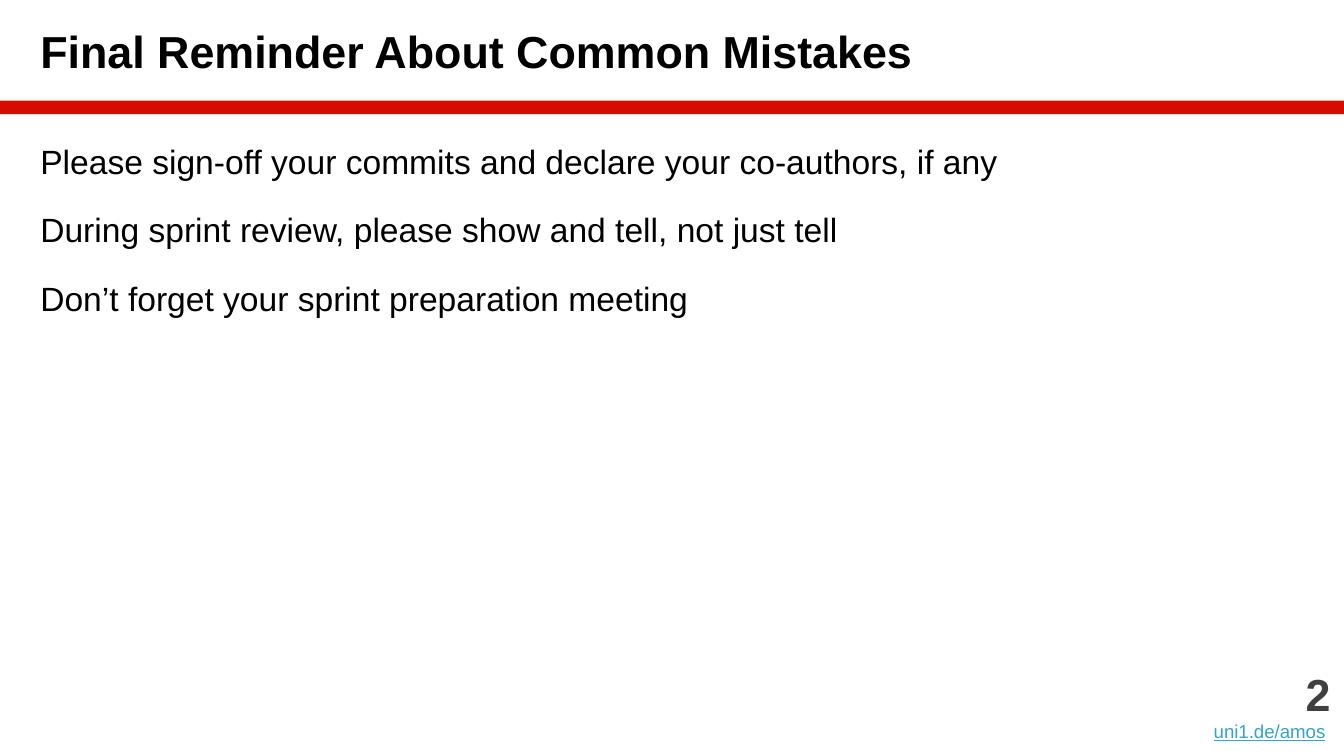
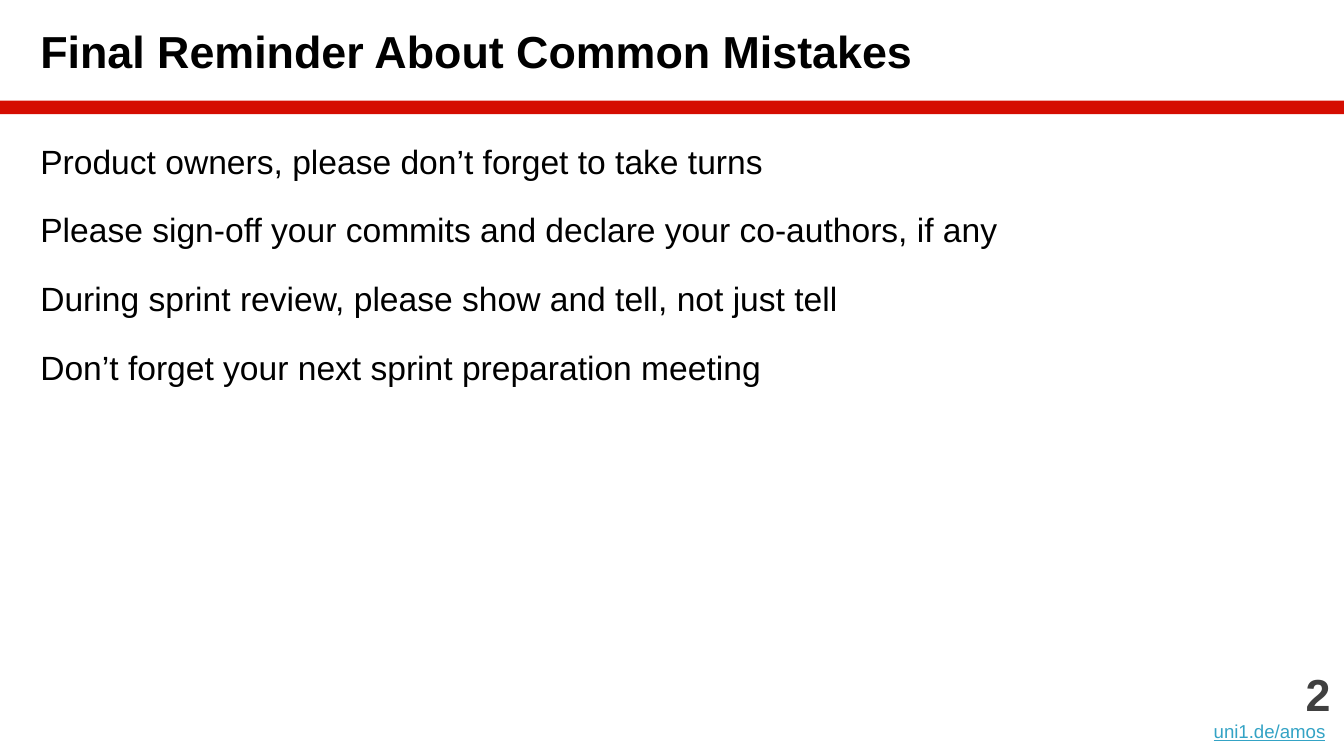
Before and after one commit to dirkriehle/amos-course, a slide deck: slide 2 of Lecture slides/AMOS B04 - Agile Planning.pptx. Drawn at 1344x756 pixels with LibreOffice and Linux fonts; fonts in the diff are those of the drawing. Boxes give left, top, right and bottom in pixels: in the first picture for what was removed or moved away, otherwise in the second. Text is boxed around its words. In the diff, an @@ line names an element or a change of style, - is before the commit and + after.

```diff
--- a/Lecture slides/AMOS B04 - Agile Planning.pptx
+++ b/Lecture slides/AMOS B04 - Agile Planning.pptx
@@ text at (x1=40, y1=149, x2=763, y2=180): paragraph added @@
+Product owners, please don’t forget to take turns
@@ text at (x1=40, y1=217, x2=997, y2=248): more space between paragraphs @@
@@ text at (x1=40, y1=355, x2=761, y2=386): text changed @@
-Don’t forget your sprint preparation meeting
+Don’t forget your next sprint preparation meeting
```
Also in this commit, not shown: 6 other slides changed, 1 other file.
